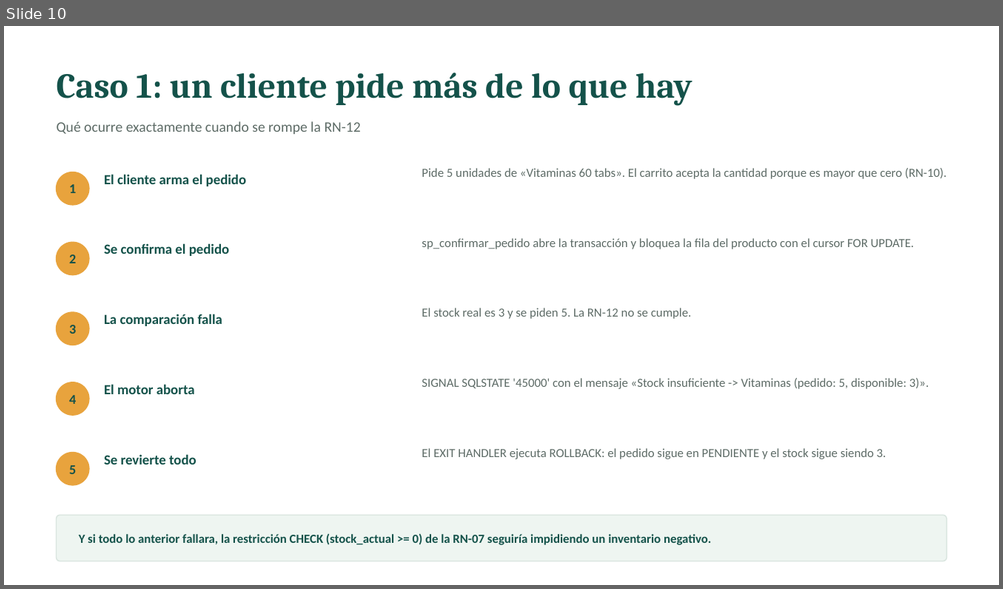
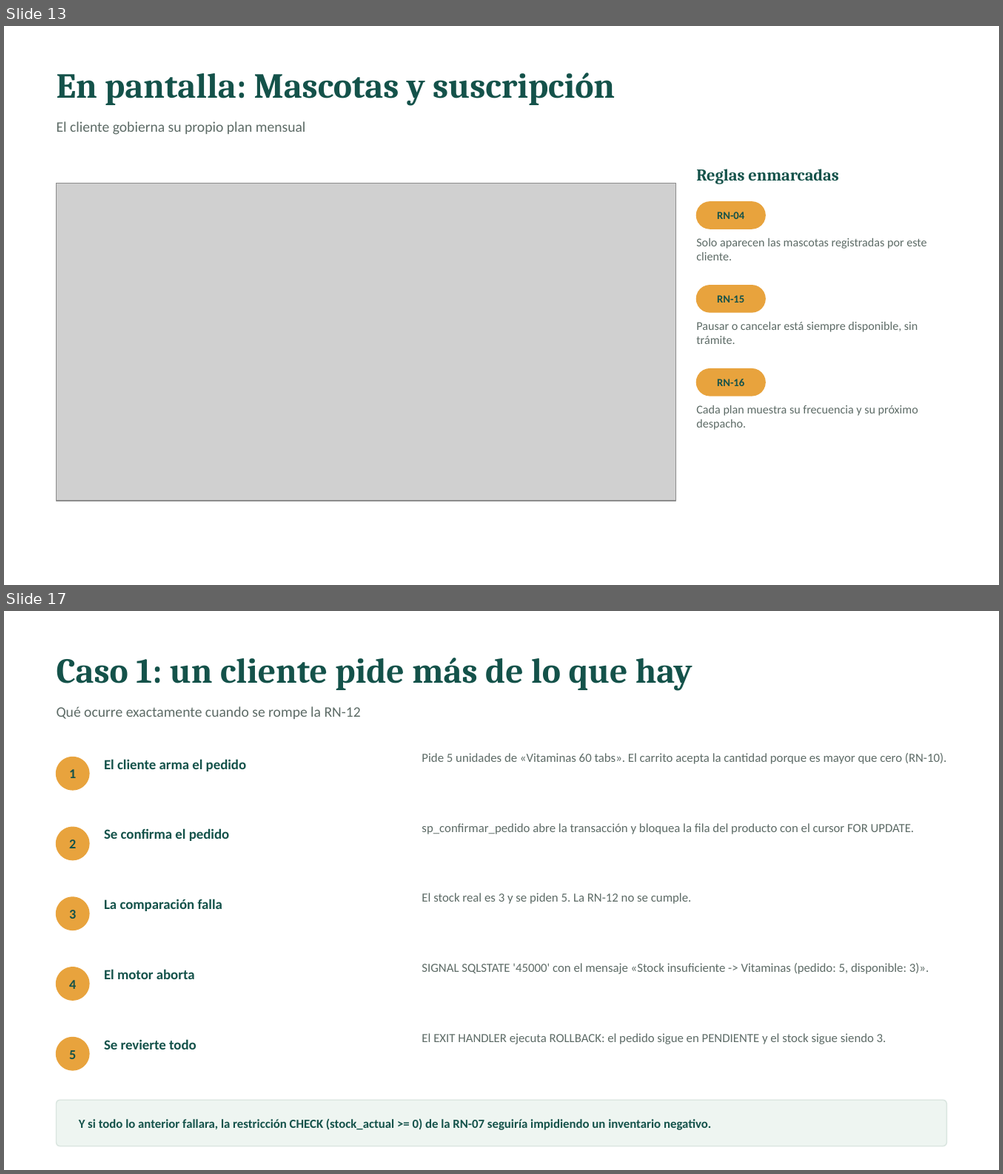
Before and after one commit to BrahamsCode/VetPetSurco, a slide deck: docs/presentacion/ReglasDeNegocio_VetPetConnect.pptx. Shown one above the other, each under a label of ours: slide 10 before the commit, slides 13 and 17 after it; the slides between them are not shown. The pictures are 1003x589 and 1003x1174 pixels, drawn with LibreOffice and Linux fonts; fonts in the diff are those of the drawing; grey boxes stand for pictures. Boxes give left, top, right and bottom in pixels: in the first picture for what was removed or moved away, otherwise in the second. Text is boxed around its words. In the diff, an @@ line names an element or a change of style, - is before the commit and + after.

```diff
--- a/docs/presentacion/ReglasDeNegocio_VetPetConnect.pptx
+++ b/docs/presentacion/ReglasDeNegocio_VetPetConnect.pptx
@@ slide 13 added at box(4, 26, 999, 585), background #FFFFFF @@
@@ text added at box(57, 73, 614, 106), 34 pt, text #14524A, bold @@
+En pantalla: Mascotas y suscripción
@@ text added at box(57, 121, 306, 135), 14 pt, text #5D6B66 @@
+El cliente gobierna su propio plan mensual
@@ text added at box(696, 169, 838, 184), 16 pt, text #14524A, bold @@
+Reglas enmarcadas
@@ picture added at box(57, 184, 675, 501) @@
@@ rounded rectangle added at box(697, 202, 765, 229), fill #E8A33D, outline #E8A33D 1 pt @@
@@ text added at box(717, 212, 744, 219), 10.5 pt, text #14524A, bold @@
+RN-04
@@ text added at box(696, 238, 926, 261), 11.5 pt, text #5D6B66 @@
+Solo aparecen las mascotas registradas por este cliente.
@@ rounded rectangle added at box(697, 286, 765, 312), fill #E8A33D, outline #E8A33D 1 pt @@
@@ text added at box(717, 295, 744, 303), 10.5 pt, text #14524A, bold @@
+RN-15
@@ text added at box(696, 322, 917, 344), 11.5 pt, text #5D6B66 @@
+Pausar o cancelar está siempre disponible, sin trámite.
@@ rounded rectangle added at box(697, 369, 765, 396), fill #E8A33D, outline #E8A33D 1 pt @@
@@ text added at box(717, 379, 744, 386), 10.5 pt, text #14524A, bold @@
+RN-16
@@ text added at box(696, 406, 918, 430), 11.5 pt, text #5D6B66 @@
+Cada plan muestra su frecuencia y su próximo despacho.
@@ what was slide 10 is now slide 17 @@
```
Also in this commit, not shown: 1 slide changed, 6 other slides added, 38 other files.
